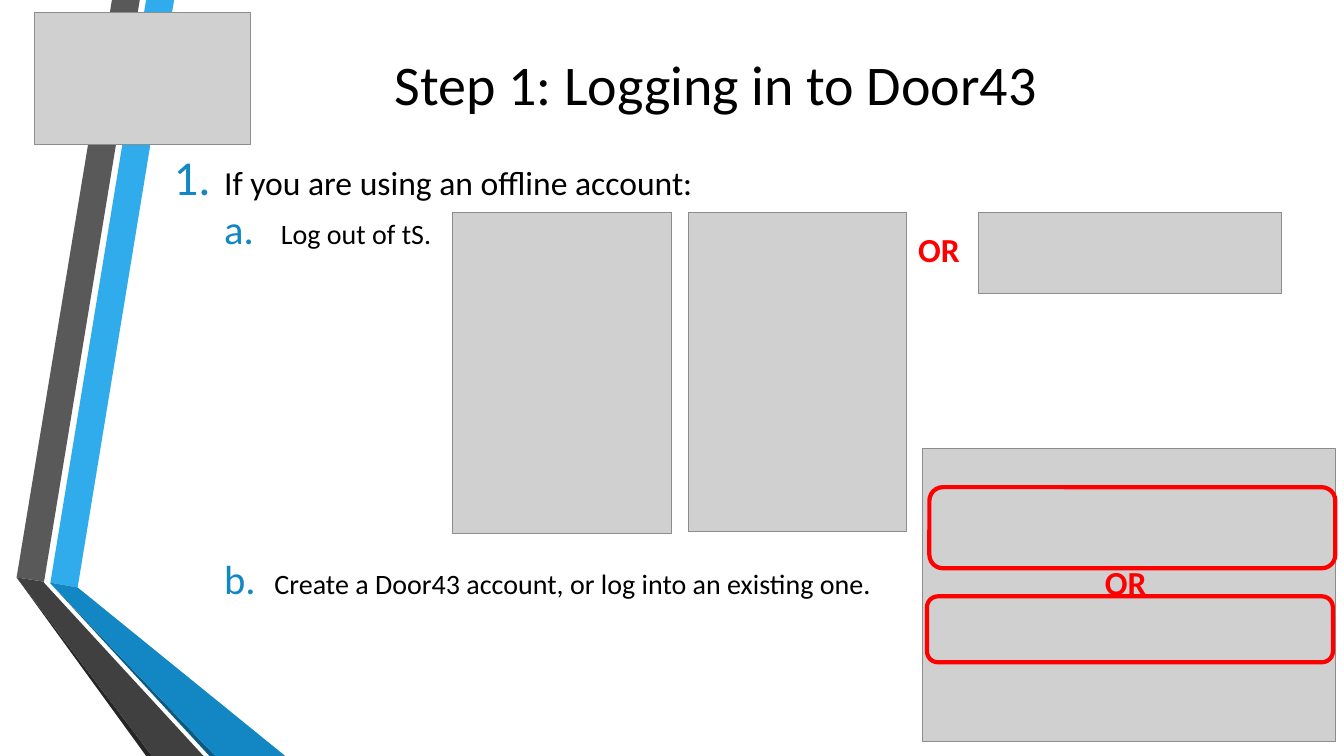
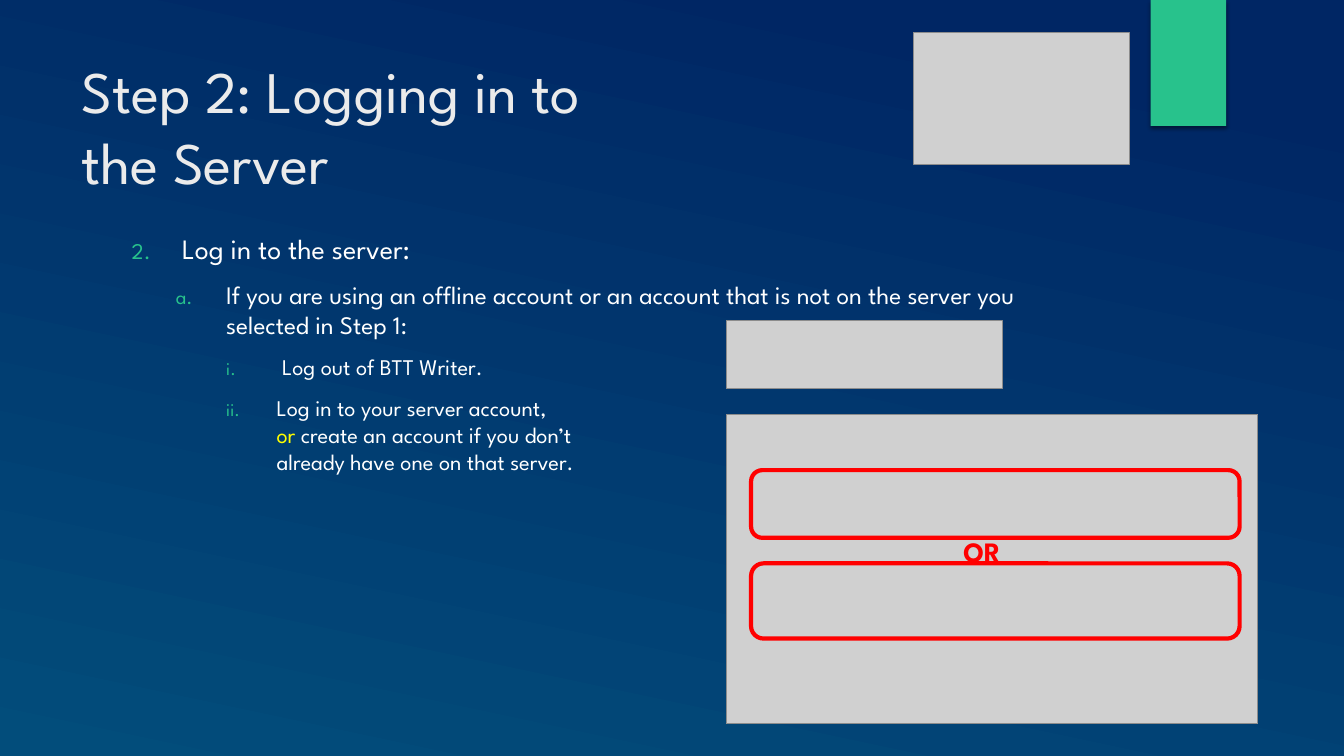
Before and after one commit to mondele/btt-writer-docs, a slide deck: slide 7 of docs/DUpload.pptx (slide 6 before the commit). Drawn at 1344x756 pixels with LibreOffice and Linux fonts; fonts in the diff are those of the drawing; grey boxes stand for pictures; background and template pictures are left out. Boxes give left, top, right and bottom in pixels: in the first picture for what was removed or moved away, otherwise in the second. Text is boxed around its words. In the diff, an @@ line names an element or a change of style, - is before the commit and + after.

```diff
--- a/docs/DUpload.pptx
+++ b/docs/DUpload.pptx
@@ background picture (left out) to gradient #002664 to #024E7B @@
@@ rectangle added at (1150,0,1226,126), fill #28C28C @@
@@ title "Step 2: Logging in to ..." at (81,73,581,185): vertical alignment middle to top @@
@@ picture: place and size @@
-picture at (35,13,250,145)
+picture at (914,32,1129,164)
@@ title at (81,73,581,185): text changed; size 40 to 42 pt; font Calibri to League Spartan; text colour #000000 to #EBEBEB @@
-Step 1: Logging in to Door43
+Step 2: Logging in to
+the Server
@@ text at (182,239,1014,475): text changed; size 20 to 16 pt; font Calibri to League Spartan; text colour #000000 to #FFFFFF @@
-1. If you are using an offline account:
-  a. Log out of tS.
-  b. Create a Door43 account, or log into an existing one.
+2. Log in to the server:
+  a. If you are using an offline account or an account that is not on the server you selected in Step 1:
+    i. Log out of BTT Writer.
+    ii. Log in to your server account,
+        or create an account if you don’t
+        already have one on that server.
@@ group removed at (453,213,1281,534): 3 pictures, 1 text @@
-OR
@@ picture added at (726,321,1002,389) @@
@@ picture added at (726,414,1258,724) @@
@@ picture removed at (924,449,1336,742) @@
@@ rounded rectangle: place and size @@
-rounded rectangle at (930,487,1336,568)
+rounded rectangle at (751,470,1240,537)
@@ text "OR": place and size @@
-text "OR" at (1105,567,1147,603)
+text "OR" at (963,534,1000,571)
@@ text "OR" at (963,534,1000,571): size 24 to 20 pt, font Calibri to League Spartan @@
@@ rounded rectangle: place and size @@
-rounded rectangle at (928,597,1334,662)
+rounded rectangle at (751,564,1240,639)
@@ group removed at (16,0,285,756): 6 freeform shapes @@
```
Also in this commit, not shown: 23 other slides changed, 1 slide added, 13 other files.
